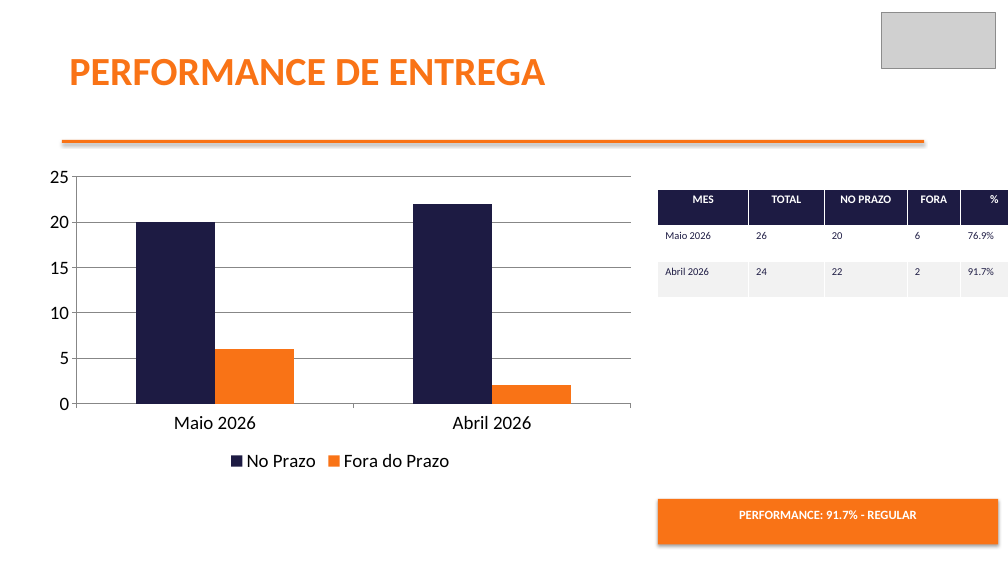
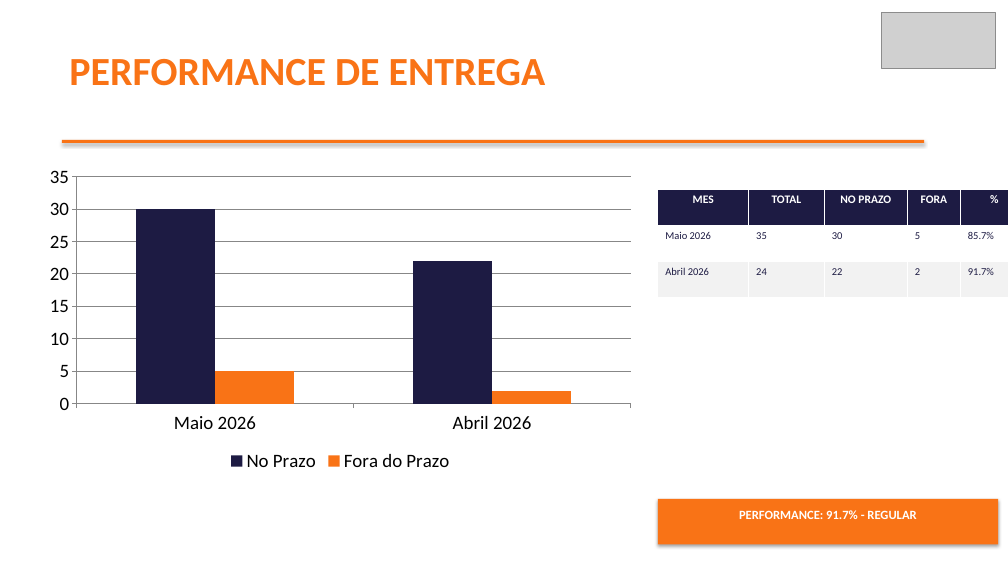
Before and after one commit to brendaelicia-sketch/PortoEX, a slide deck: slide 3 of ACQUA_SOLAR_COMERCIO_DE_EQUIPA.pptx. Drawn at 1008x567 pixels with LibreOffice and Linux fonts; fonts in the diff are those of the drawing; grey boxes stand for pictures. Boxes give left, top, right and bottom in pixels: in the first picture for what was removed or moved away, otherwise in the second. Text is boxed around its words. In the diff, an @@ line names an element or a change of style, - is before the commit and + after.

```diff
--- a/ACQUA_SOLAR_COMERCIO_DE_EQUIPA.pptx
+++ b/ACQUA_SOLAR_COMERCIO_DE_EQUIPA.pptx
@@ column chart at (x1=38, y1=159, x2=643, y2=476) @@
@@ No Prazo, Maio 2026: 20 to 30 @@
@@ Fora do Prazo, Maio 2026: 6 to 5 @@
@@ table at (x1=658, y1=189, x2=1008, y2=298) @@
-row 2: Maio 2026 | 26 | 20 | 6 | 76.9%
+row 2: Maio 2026 | 35 | 30 | 5 | 85.7%
```
Also in this commit, not shown: 1 other slide changed, 22 other files.
